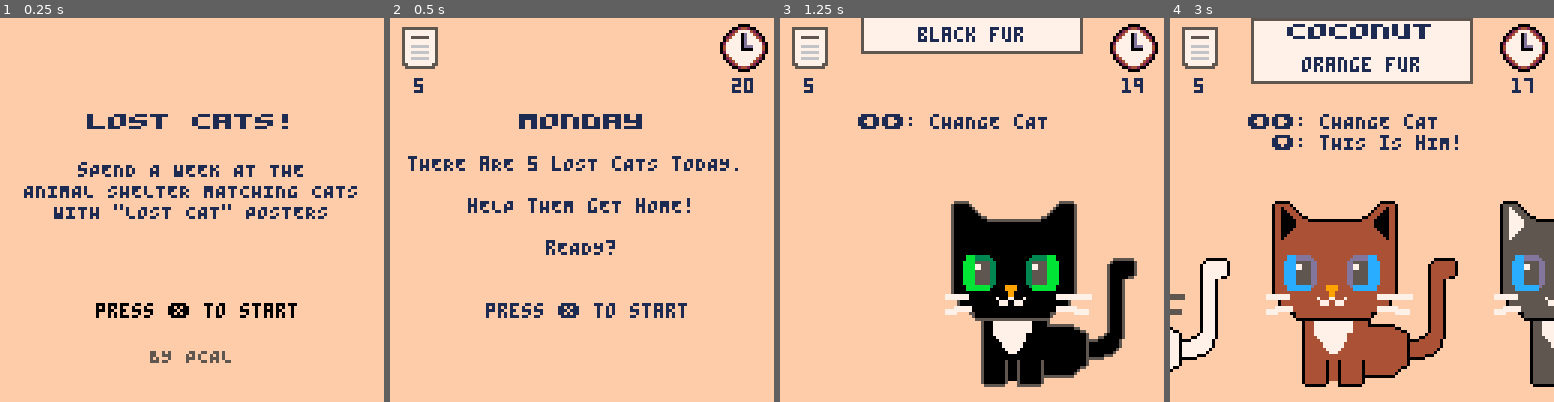
Above: before the commit, frames 1-4 (left to right).
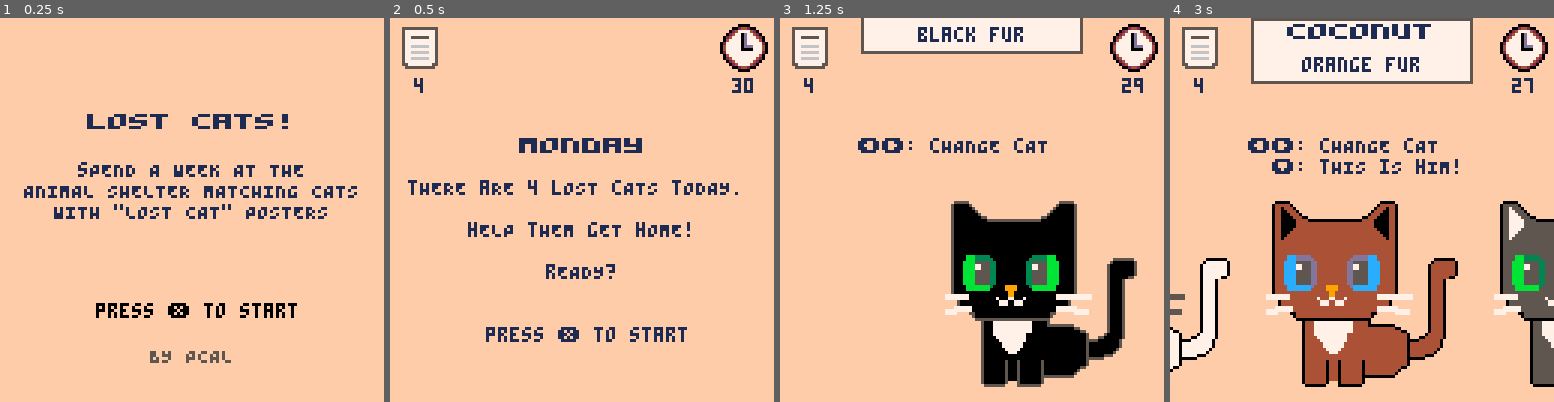
Above: after the commit, the same moments.

Repository: pcal43/pico8-papurrs-please
Game: PICO-8 cartridge pico8-home/carts/lost-cats.p8
The game is run twice, just before and just after one commit, with the same random seed, the same clock (stepped at 60 frames per second) and the same inputs.
Inputs:
- Up to frame 1 (0.25 s): no input
- Up to frame 2 (0.5 s): tap X (X key) at 0.33 s
- Up to frame 3 (1.25 s): tap O (Z key) at 0.7 s; tap X (X key) at 1.07 s
- Up to frame 4 (3 s): hold Right 1.6-2.1 s; tap O (Z key) every 0.4 s from 1.7 to 2.9 s; tap X (X key) at 1.85, 2.97 s; hold Up 2.15-2.42 s; hold Right from 2.47 s (still down)

Frame 1 is identical in both runs. In frame 2, 7.7% of the frame differs, in the area x 4-92%, y 15-85%; in frame 3, 1.5%; in frame 4, 2.8%.

Commit message:
checkpoint

Diff:
--- a/pico8-home/carts/src/GameScreen.lua
+++ b/pico8-home/carts/src/GameScreen.lua
@@ -246,7 +246,7 @@
     function self.doTimesUp()
         self.coroutine = cocreate(function()
             -- Display final score
-            self.centerMessage = "tIMES UP!  lET'S CHECK"
+            self.centerMessage = "\^wtIMES UP!  lET'S CHECK"
             for j = 1, 3 * TICKS_PER_SECOND do
                 yield()
             end
@@ -257,7 +257,7 @@
     function self.doAllChosen()
         self.coroutine = cocreate(function()
             -- Display final score
-            self.centerMessage = "aLL dONE!"
+            self.centerMessage = "\^waLL dONE!"
             for j = 1, 2 * TICKS_PER_SECOND do
                 yield()
             end
@@ -313,7 +313,7 @@
             local posterCount = WEEKDAYS[self.weekdayNumber].posters
             self.message = ""
             local scoreMessage = "\^w"..WEEKDAYS[self.weekdayNumber].name.."\n\nlost cats: "..posterCount.."\n    found: "..correct
-            if correct == #self.catList then
+            if correct == posterCount then
                 scoreMessage = scoreMessage.."\n\n\^wpurrfect!"
             end
             self.centerMessage = scoreMessage
@@ -409,15 +409,16 @@
     local cats = {}
     local name_indeces = pickUniqueIntegers(catCount, 1, CAT_NAME_COUNT)
 
-    -- Step 1: Generate unique posters with random trait combinations
     local usedPosterCombos = {}
-    local attempts = 0
-    local maxAttempts = posterCount * 50
-
-    while #posters < posterCount and attempts < maxAttempts do
-        attempts += 1
-
-        -- Pick random number of traits and random trait keys
+    local usedCatCombos = {}
+    local pairAttempts = 0
+    local maxPairAttempts = posterCount * 200
+
+    -- Step 1: Generate poster-cat pairs until we have enough
+    while #posters < posterCount and pairAttempts < maxPairAttempts do
+        pairAttempts += 1
+
+        -- Generate a random poster
         local numTraits = minTraits + flr(rnd(maxTraits - minTraits + 1))
         local availableKeys = {}
         for i = 1, #posterTraitKeys do
@@ -433,7 +434,6 @@
             end
         end
 
-        -- Build random poster traits
         local posterTraits = {}
         local posterComboKey = ""
         for i = 1, #selectedKeys do
@@ -445,87 +445,69 @@
         end
 
         if not usedPosterCombos[posterComboKey] then
-            usedPosterCombos[posterComboKey] = true
-            local posterIndex = #posters + 1
-            local name = requireNonNil(get_cat_name(name_indeces[posterIndex]), "nil cat name")
-            local poster = Poster.new(name, name_indeces[posterIndex] < CAT_NAME_FIRST_MALE, posterTraits)
-            add(posters, poster)
-        end
-    end
-
-    if #posters < posterCount then
-        printh("warning: only generated "..#posters.." unique posters (requested "..posterCount..")")
-        posterCount = #posters
-    end
-
-    -- Step 2: For each poster, create a matching cat
-    local usedCatCombos = {}
-    local postersWithCats = {}  -- Track which posters successfully got cats
-
-    for posterIndex = 1, #posters do
-        local poster = posters[posterIndex]
-        local foundValidCat = false
-        local catAttempts = 0
-        local maxCatAttempts = 100
-
-        while not foundValidCat and catAttempts < maxCatAttempts do
-            catAttempts += 1
-
-            -- Start with the poster's traits
-            local catTraits = {}
-            for traitKey, traitValue in pairs(poster.traits) do
-                catTraits[traitKey] = traitValue
-            end
-
-            -- Fill in remaining traits randomly
-            for i = 1, #TraitKeys do
-                local traitKey = TraitKeys[i]
-                if catTraits[traitKey] == nil then
-                    local possibleValues = TraitValues[traitKey]
-                    local idx = flr(rnd(#possibleValues)) + 1
-                    catTraits[traitKey] = possibleValues[idx]
-                end
-            end
-
-            -- Build combo key for uniqueness check
-            local catComboKey = ""
-            for i = 1, #TraitKeys do
-                local traitKey = TraitKeys[i]
-                local val = catTraits[traitKey]
-                catComboKey = catComboKey..traitKey..":"..val.name..","
-            end
-
-            if not usedCatCombos[catComboKey] then
-                -- Verify this cat matches its poster
-                if not poster.isMatch(catTraits) then
-                    printh("bug: cat doesn't match its poster!")
-                else
-                    -- Check if this cat matches exactly one poster (this one)
+            -- Try to create a matching cat for this poster
+            local catAttempts = 0
+            local maxCatAttempts = 50
+            local foundValidCat = false
+
+            while not foundValidCat and catAttempts < maxCatAttempts do
+                catAttempts += 1
+
+                local catTraits = {}
+                for traitKey, traitValue in pairs(posterTraits) do
+                    catTraits[traitKey] = traitValue
+                end
+
+                for i = 1, #TraitKeys do
+                    local traitKey = TraitKeys[i]
+                    if catTraits[traitKey] == nil then
+                        local possibleValues = TraitValues[traitKey]
+                        local idx = flr(rnd(#possibleValues)) + 1
+                        catTraits[traitKey] = possibleValues[idx]
+                    end
+                end
+
+                local catComboKey = ""
+                for i = 1, #TraitKeys do
+                    local traitKey = TraitKeys[i]
+                    catComboKey = catComboKey..traitKey..":"..catTraits[traitKey].name..","
+                end
+
+                if not usedCatCombos[catComboKey] then
+                    -- Check if this cat matches exactly one existing poster (plus this new one)
                     local matchCount = 0
                     for i = 1, #posters do
                         if posters[i].isMatch(catTraits) then
                             matchCount += 1
+                            break
                         end
                     end
 
+                    -- Verify matches the new poster
+                    local tempPoster = {traits = posterTraits, isMatch = Poster.new("temp", true, posterTraits).isMatch}
+                    if tempPoster.isMatch(catTraits) then
+                        matchCount += 1
+                    end
+
                     if matchCount == 1 then
+                        -- Success! Add both poster and cat
+                        usedPosterCombos[posterComboKey] = true
                         usedCatCombos[catComboKey] = true
+
+                        local posterIndex = #posters + 1
+                        local name = requireNonNil(get_cat_name(name_indeces[posterIndex]), "nil cat name")
+                        add(posters, Poster.new(name, name_indeces[posterIndex] < CAT_NAME_FIRST_MALE, posterTraits))
                         add(cats, Cat.new(TUXEDO_CAT, catTraits))
-                        add(postersWithCats, poster)
                         foundValidCat = true
                     end
                 end
             end
         end
-
-        if not foundValidCat then
-            printh("warning: couldn't create valid cat for poster "..posterIndex..", removing poster")
-        end
-    end
-
-    -- Replace posters array with only posters that have matching cats
-    posters = postersWithCats
-    printh("after filtering: "..#posters.." posters with matching cats")
+    end
+
+    if #posters < posterCount then
+        printh("warning: only generated "..#posters.." poster-cat pairs (requested "..posterCount..") after "..pairAttempts.." attempts")
+    end
 
     -- Step 3: Generate additional cats if catCount > posterCount (these won't match any poster)
     attempts = 0
--- a/pico8-home/carts/src/Global.lua
+++ b/pico8-home/carts/src/Global.lua
@@ -41,7 +41,7 @@
 POSTER_FLOAT_SPEED = 12
 POSTER_WIDTH = 74
 
-PROMPT_TEXT_Y = 32
+PROMPT_TEXT_Y = 40
 
 SOUND_BUZZ = 0
 SOUND_MEOW = 1
@@ -64,23 +64,21 @@
 QUESTION_ICON = 44
 
 
-MAX_POSTER_CONFIG_ATTEMPTS = 50
-
 WEEKDAYS = {
     {
         name = "monday",
-        posters = 5,
+        posters = 4,
         cats = 5,
-        time = 20,
+        time = 30,
         traits = { FUR_COLOR },
         minTraits = 1,
         maxTraits = 1
     },
     {
         name = "tuesday",
-        posters = 7,
-        cats = 10,
-        time = 30,
+        posters = 5,
+        cats = 8,
+        time = 45,
         traits = { FUR_COLOR, EYE_COLOR },
         minTraits = 2,
         maxTraits = 2
